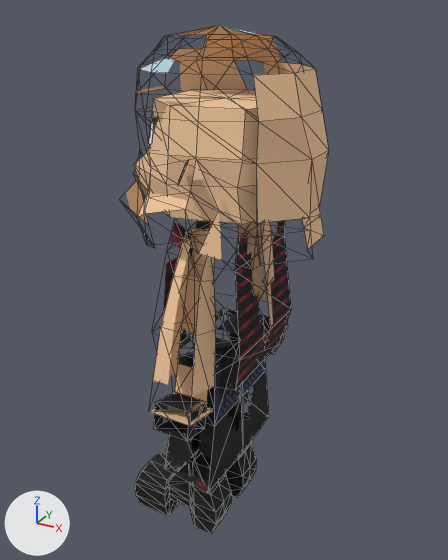
Two versions of the glTF model Assets/Models/penelope.gltf, one commit apart.
Both versions are drawn from a camera (50 mm lens) standing at (1.85, -3.4, 4.35) and looking at (-0.05, 0.05, 2.62). Lighting does not change. The marker at lower left points along +X, +Y and +Z. Mesh edges are drawn as thin lines. Where no turn or scale is listed for an object, it has been applied to the vertices. Vertices at the same position are counted once.

Before the edit, the objects in view are built like this:
```python
ob_arm = bpy.data.objects.new('arm', me_mesh_6)
ob_arm.location = (0.0, 0.625, 2.625)
ob_arm_001 = bpy.data.objects.new('arm.001', me_mesh_8)
ob_arm_001.location = (0.0, -0.625, 2.625)
ob_cuboid = bpy.data.objects.new('cuboid', me_mesh_7)
ob_cuboid.location = (0.0, 0.625, 1.938)
ob_cuboid_001 = bpy.data.objects.new('cuboid.001', me_mesh_9)
ob_cuboid_001.location = (0.0, -0.625, 1.938)
ob_ear_left = bpy.data.objects.new('ear_left', me_mesh_1)
ob_ear_left.location = (0.0, -0.562, 3.531)
ob_ear_right = bpy.data.objects.new('ear_right', me_mesh_2)
ob_ear_right.parent = ob_head
ob_ear_right.location = (-0.0312, 0.578, 0.406)
ob_ear_right.rotation_euler = (1.989, -0.63, 1.236)  # degrees (114, -36, 71)
ob_hair = bpy.data.objects.new('hair', me_mesh_3)
ob_hair.location = (-0.062, 0.0, 3.812)
ob_lower_leg_001 = bpy.data.objects.new('lower_leg.001', me_mesh_16)
ob_lower_leg_001.location = (0.0, 0.156, 1.25)
ob_torso_001 = bpy.data.objects.new('torso.001', me_mesh_5)
ob_torso_001.location = (0.0, 0.0, 2.047)
# also in view: 'shoe.001' at (-0.28, 0.22, 1.0); 'lower_leg' at (-0.07, -0.25, 1.5); 'upper_leg' at (-0.05, -0.2, 1.98); 'upper_leg.001' at (-0.05, 0.2, 1.98); 'shoe' at (-0.28, -0.22, 1.0)
```
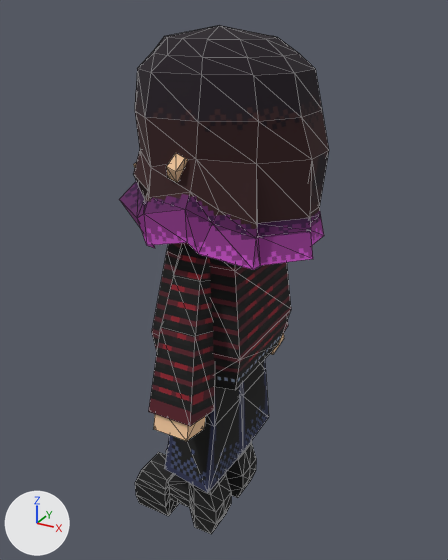
Changed parts and their boxes (x1, y1, x2, y2) in the pictures (448 x 560 px):
'hair', reshaped: before (126, 25, 329, 260); after (119, 25, 329, 270)
'torso.001', recoloured: (152, 220, 290, 390) in both
'arm.001', recoloured: (149, 228, 216, 426) in both
'lower_leg', recoloured (black to blue): (164, 398, 243, 493) in both
'upper_leg', recoloured: (178, 332, 241, 427) in both
'arm', recoloured: (236, 221, 288, 344) in both
'cuboid.001', recoloured (black to beige): (154, 392, 207, 441) in both
'lower_leg.001', recoloured: (241, 371, 269, 452) in both
'upper_leg.001', recoloured (blue to black): (215, 308, 266, 395) in both
'ear_right', reshaped, moved, turned (not visible before): after (166, 153, 188, 182)
'cuboid', recoloured: (260, 315, 284, 355) in both
'ear_left', deleted: before (178, 160, 189, 185)
'head_mesh', unchanged, covered by the edit: before (134, 90, 258, 225)

The change, as a diff of the scene's bpy script:
```diff
--- a/Assets/Models/penelope.gltf.py
+++ b/Assets/Models/penelope.gltf.py
@@ me_mesh_2 @@
 # used by ob_ear_right; parent = ob_head; location = (-0.0312, 0.578, 0.406); rotation_euler = (1.989, -0.63, 1.236), in degrees (114, -36, 71)
-me_mesh_2.from_pydata(...)  # 6 vertices, 5 faces; spans x -0.084..0.084, y -0.062..0.092, z 0.031
-me_mesh_2.materials.append(mat_material_2)
+me_mesh_2.from_pydata(...)  # 12 vertices, 20 faces; spans x -0.073..0.073, y -0.062..0.077, z 0.0..0.062
+# me_mesh_2 part 2: the whole mesh is rebuilt
+me_mesh_2.materials.append(mat_material_3)
@@ me_mesh_3 @@
-me_mesh_3.from_pydata(...)  # 119 vertices, 209 faces; spans x -0.5..0.739, y -0.66..0.722, z -0.812..0.438
+me_mesh_3.from_pydata(...)  # 119 vertices, 210 faces; spans x -0.5..0.739, y -0.66..0.722, z -0.812..0.438
+# me_mesh_3 part 1: 209 faces spanning x -0.5..0.739, y -0.66..0.722, z -0.812..0.438 switch from mat_material_3 to mat_material_1
@@ me_mesh_4 @@
 me_mesh_4.from_pydata(...)  # 23 vertices, 42 faces; spans x -0.174..0.174, y -0.156..0.18, z 0.203..0.297
-me_mesh_4.materials.append(mat_material_4)
+me_mesh_4.materials.append(mat_material_2)
@@ me_mesh_5 @@
 me_mesh_5.from_pydata(...)  # 24 vertices, 44 faces; spans x -0.375..0.312, y -0.438..0.438, z 0.0..1.062
-me_mesh_5.materials.append(mat_material_5)
+me_mesh_5.materials.append(mat_material_4)
@@ me_mesh_6 @@
 me_mesh_6.from_pydata(...)  # 16 vertices, 28 faces; spans x -0.156..0.156, y -0.312..0.127, z -0.695..0.478
-me_mesh_6.materials.append(mat_material_6)
+me_mesh_6.materials.append(mat_material_5)
@@ me_mesh_7 @@
 me_mesh_7.from_pydata(...)  # 8 vertices, 12 faces; spans x -0.125..0.125, y -0.127..0.127, z -0.115..0.115
-me_mesh_7.materials.append(mat_material_7)
+me_mesh_7.materials.append(mat_material_6)
@@ me_mesh_8 @@
 me_mesh_8.from_pydata(...)  # 16 vertices, 28 faces; spans x -0.156..0.156, y -0.127..0.312, z -0.695..0.478
-me_mesh_8.materials.append(mat_material_6)
+me_mesh_8.materials.append(mat_material_5)
@@ me_mesh_9 @@
 me_mesh_9.from_pydata(...)  # 8 vertices, 12 faces; spans x -0.125..0.125, y -0.127..0.127, z -0.115..0.115
-me_mesh_9.materials.append(mat_material_7)
+me_mesh_9.materials.append(mat_material_6)
@@ me_mesh_10 @@
 me_mesh_10.from_pydata(...)  # 8 vertices, 12 faces; spans x -0.172..0.188, y -0.234..0.172, z 0.016..0.484
-me_mesh_10.materials.append(mat_material_8)
+me_mesh_10.materials.append(mat_material_7)
@@ me_mesh_12 @@
 me_mesh_12.from_pydata(...)  # 8 vertices, 12 faces; spans x -0.281..0.141, y -0.344..0.156, z 0.0..0.5
-me_mesh_12.materials.append(mat_material_10)
+me_mesh_12.materials.append(mat_material_8)
@@ me_mesh_13 @@
 me_mesh_13.from_pydata(...)  # 78 vertices, 152 faces; spans x -0.418..0.332, y -0.156..0.156, z -0.262..0.363
-me_mesh_13.materials.append(mat_material_11)
+me_mesh_13.materials.append(mat_material_10)
@@ me_mesh_14 @@
 me_mesh_14.from_pydata(...)  # 8 vertices, 12 faces; spans x -0.172..0.188, y -0.172..0.234, z 0.016..0.484
-me_mesh_14.materials.append(mat_material_8)
+me_mesh_14.materials.append(mat_material_7)
@@ me_mesh_16 @@
 me_mesh_16.from_pydata(...)  # 8 vertices, 12 faces; spans x -0.281..0.141, y -0.156..0.344, z 0.0..0.5
-me_mesh_16.materials.append(mat_material_10)
+me_mesh_16.materials.append(mat_material_8)
@@ me_mesh_17 @@
 me_mesh_17.from_pydata(...)  # 78 vertices, 152 faces; spans x -0.418..0.332, y -0.156..0.156, z -0.262..0.363
-me_mesh_17.materials.append(mat_material_11)
+me_mesh_17.materials.append(mat_material_10)
@@ ob_ear_left @@
-ob_ear_left = bpy.data.objects.new('ear_left', me_mesh_1)
@@ ob_ear_right @@
 ob_ear_right.parent = ob_head
-ob_ear_right.location = (-0.0312, 0.578, 0.406)
-ob_ear_right.rotation_euler = (1.989, -0.63, 1.236)  # degrees (114, -36, 71)
+ob_ear_right.location = (0.0312, -0.562, 0.406)
+ob_ear_right.rotation_euler = (-1.056, -0.804, 1.184)  # degrees (-61, -46, 68)
```
